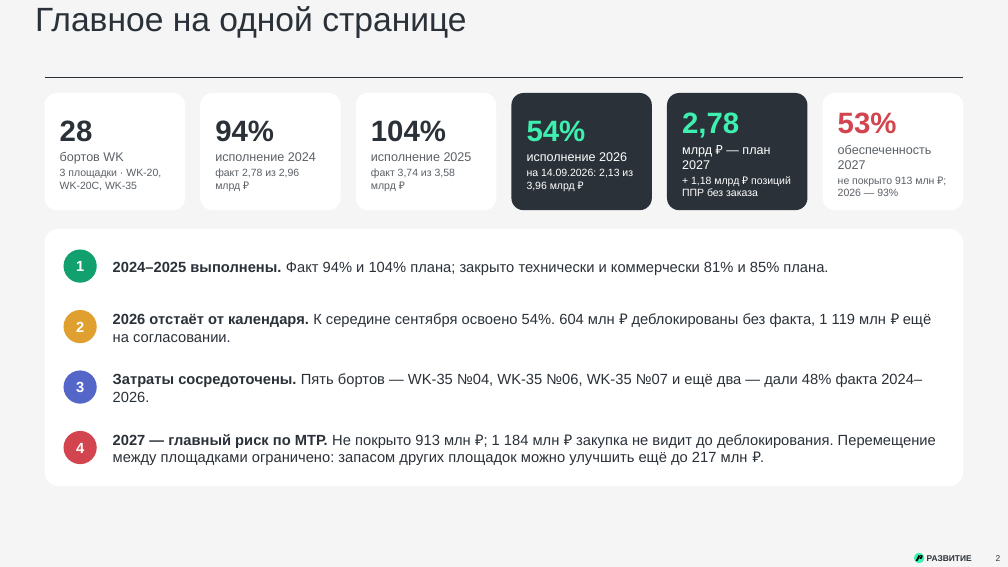
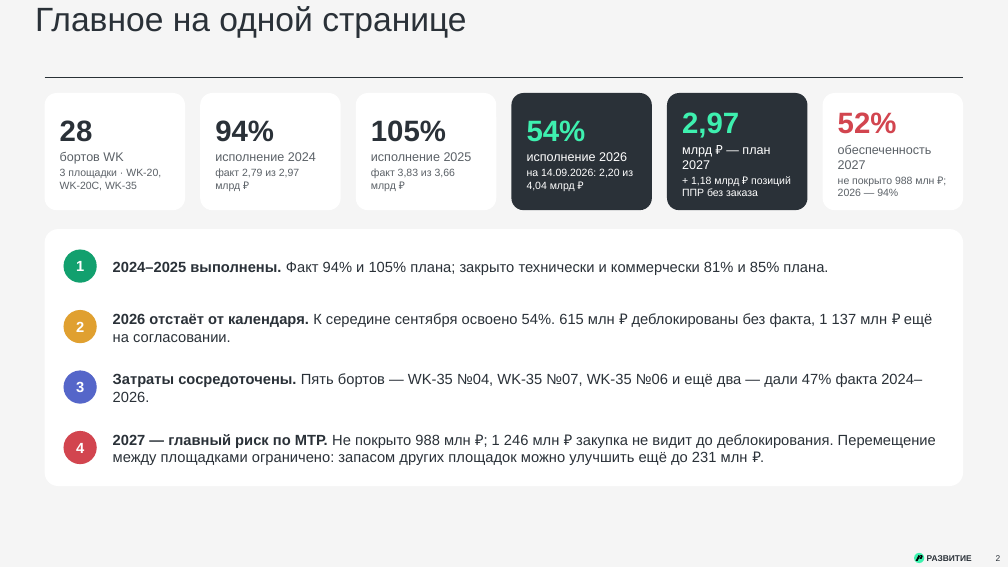
Before and after one commit to victorekuznetsov/TZ, a slide deck: slide 2 of exports/WK_ispolnenie_2024-2026_plan_2027.pptx. Drawn at 1008x567 pixels with LibreOffice and Linux fonts; fonts in the diff are those of the drawing. Boxes give left, top, right and bottom in pixels: in the first picture for what was removed or moved away, otherwise in the second. Text is boxed around its words. In the diff, an @@ line names an element or a change of style, - is before the commit and + after.

```diff
--- a/exports/WK_ispolnenie_2024-2026_plan_2027.pptx
+++ b/exports/WK_ispolnenie_2024-2026_plan_2027.pptx
@@ text at (682,112,739,138): text changed @@
-2,78
+2,97
@@ text at (838,112,897,134): text changed @@
-53%
+52%
@@ text at (371,120,446,142): text changed @@
-104%
+105%
@@ text at (215,168,299,191): text changed @@
-факт 2,78 из 2,96 млрд ₽
+факт 2,79 из 2,97 млрд ₽
@@ text at (371,168,455,191): text changed @@
-факт 3,74 из 3,58 млрд ₽
+факт 3,83 из 3,66 млрд ₽
@@ text at (527,168,633,191): text changed @@
-на 14.09.2026: 2,13 из 3,96 млрд ₽
+на 14.09.2026: 2,20 из 4,04 млрд ₽
@@ text at (838,177,934,196): text changed @@
-не покрыто 913 млн ₽; 2026 — 93%
+не покрыто 988 млн ₽; 2026 — 94%
@@ text at (113,261,828,275): text changed @@
-2024–2025 выполнены. Факт 94% и 104% плана; закрыто технически и коммерчески 81% и 85% плана.
+2024–2025 выполнены. Факт 94% и 105% плана; закрыто технически и коммерчески 81% и 85% плана.
@@ text at (113,313,932,342): text changed @@
-2026 отстаёт от календаря. К середине сентября освоено 54%. 604 млн ₽ деблокированы без факта, 1 119 млн ₽ ещё на согласовании.
+2026 отстаёт от календаря. К середине сентября освоено 54%. 615 млн ₽ деблокированы без факта, 1 137 млн ₽ ещё на согласовании.
@@ text at (113,373,922,402): text changed @@
-Затраты сосредоточены. Пять бортов — WK-35 №04, WK-35 №06, WK-35 №07 и ещё два — дали 48% факта 2024–2026.
+Затраты сосредоточены. Пять бортов — WK-35 №04, WK-35 №07, WK-35 №06 и ещё два — дали 47% факта 2024–2026.
@@ text at (113,434,936,465): text changed @@
-2027 — главный риск по МТР. Не покрыто 913 млн ₽; 1 184 млн ₽ закупка не видит до деблокирования. Перемещение между площадками ограничено: запасом других площадок можно улучшить ещё до 217 млн ₽.
+2027 — главный риск по МТР. Не покрыто 988 млн ₽; 1 246 млн ₽ закупка не видит до деблокирования. Перемещение между площадками ограничено: запасом других площадок можно улучшить ещё до 231 млн ₽.
```
Also in this commit, not shown: 27 other slides changed, 1 other file.
